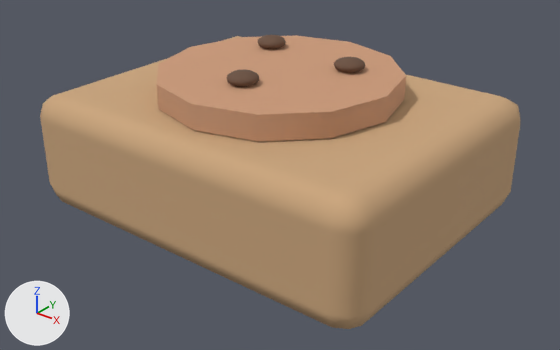
Renders of the glTF model assets/masters/native-v4/product-off.cookie.glb from each side of a commit.
The view is the same before and after, from a camera (50 mm lens) standing at (0.335, -0.419, 0.284) and looking at (0.009, -0.011, 0.032). The lights are fixed; the arrows at lower left show +X, +Y and +Z. The picture after the commit comes second. Vertices at exactly the same position are counted once.

The first picture shows 'product-off.cookie'.
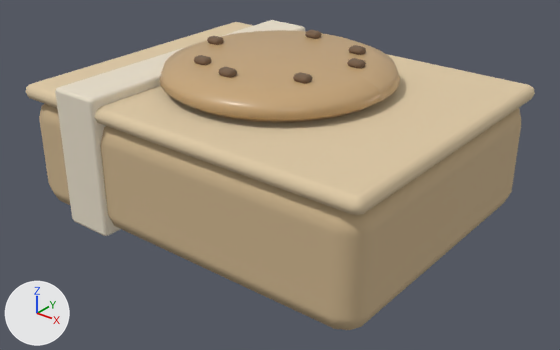
What differs and where, as boxes [x1, y1, x2, y2] in the pictures (560 x 350 px; the box of a moved part takes in the faces that stretch with it):
'product-off.cookie', reshaped (6% wider)
    before: [40, 35, 520, 329]
    after: [25, 20, 535, 330]
part 1 of me_mesh_0, moved or reshaped
    before: [40, 36, 520, 329]
    after: [39, 104, 521, 330]
part 2 of me_mesh_0, rebuilt (14% shorter)
    before: [157, 35, 406, 142]
    after: [159, 30, 400, 122]
part 3 of me_mesh_0, deleted (brown)
    before: [226, 69, 259, 87]
part 4 of me_mesh_0, deleted (brown)
    before: [334, 57, 366, 73]
part 5 of me_mesh_0, deleted
    before: [257, 35, 286, 49]
part 6 of me_mesh_0, added
    after: [25, 20, 535, 236]

The change, as a diff of the scene's bpy script:
```diff
--- a/assets/masters/native-v4/product-off.cookie.glb.py
+++ b/assets/masters/native-v4/product-off.cookie.glb.py
@@ me_mesh_0 @@
-me_mesh_0.from_pydata(...)  # 349 vertices, 660 faces; spans x -0.145..0.145, y -0.115..0.115, z 0.0..0.118
-me_mesh_0.materials.append(mat_mat_soft_paper_v1__cba67d_1_r0_96_m0_ior1_45_opaque_ds0_linear_srgb_v2)  # brown #cba67d
-me_mesh_0.materials.append(mat_mat_soft_paint_v1__cc9a78_1_r0_84_m0_ior1_5_opaque_ds0_linear_srgb_v2)  # brown #cc9a78
-me_mesh_0.materials.append(mat_mat_soft_paint_v1__6a4e3c_1_r0_84_m0_ior1_5_opaque_ds0_linear_srgb_v2)  # brown #6a4e3c
+me_mesh_0.from_pydata(...)  # 712 vertices, 1368 faces; spans x -0.147..0.147, y -0.119..0.119, z -0.001..0.124
+# me_mesh_0 part 1: the loose piece of 56 vertices spanning x -0.145..0.145, y -0.115..0.115, z 0.0..0.09 is multiplied about the mesh origin by the matrix ((1.008, 0.0, 0.0), (0.0, 1.01, 0.0), (0.0, 0.0, 0.972)), in mat_mat_soft_paper_v1__cdb48d_1_r0_96_m0_ior1_45_opaque_ds0_linear_srgb_v2 (beige #cdb48d)
+# me_mesh_0 part 2: the loose piece of 28 vertices spanning x -0.09..0.09, y -0.09..0.09, z 0.091..0.109 is rebuilt with 248 vertices and now spans x -0.086..0.086, y -0.086..0.086, z 0.099..0.12, in mat_mat_satin_ceramic_v1__c7a679_1_r0_34_m0_ior1_5_opaque_ds0_linear_srgb_v2 (brown #c7a679)
+# me_mesh_0 part 3: the loose piece of 93 vertices spanning x -0.012..0.012, y -0.052..-0.029, z 0.108..0.118 is deleted
+# me_mesh_0 part 4: the loose piece of 86 vertices spanning x 0.029..0.052, y 0.019..0.041, z 0.108..0.118 is deleted
+# me_mesh_0 part 5: the loose piece of 86 vertices spanning x -0.052..-0.029, y 0.029..0.052, z 0.108..0.118 is deleted
+# me_mesh_0 part 6: 408 vertices added at x -0.147..0.147, y -0.119..0.119, z -0.001..0.124
+me_mesh_0.materials.append(mat_mat_soft_paper_v1__cdb48d_1_r0_96_m0_ior1_45_opaque_ds0_linear_srgb_v2)  # beige #cdb48d
+me_mesh_0.materials.append(mat_mat_soft_paper_v1__dec9a5_1_r0_96_m0_ior1_45_opaque_ds0_linear_srgb_v2)  # beige #dec9a5
+me_mesh_0.materials.append(mat_mat_soft_paper_v1__e8deca_1_r0_96_m0_ior1_45_opaque_ds0_linear_srgb_v2)  # pale yellow #e8deca
+me_mesh_0.materials.append(mat_mat_satin_ceramic_v1__c7a679_1_r0_34_m0_ior1_5_opaque_ds0_linear_srgb_v2)  # brown #c7a679
+me_mesh_0.materials.append(mat_mat_soft_paint_v1__78604a_1_r0_84_m0_ior1_5_opaque_ds0_linear_srgb_v2)  # brown #78604a
```
